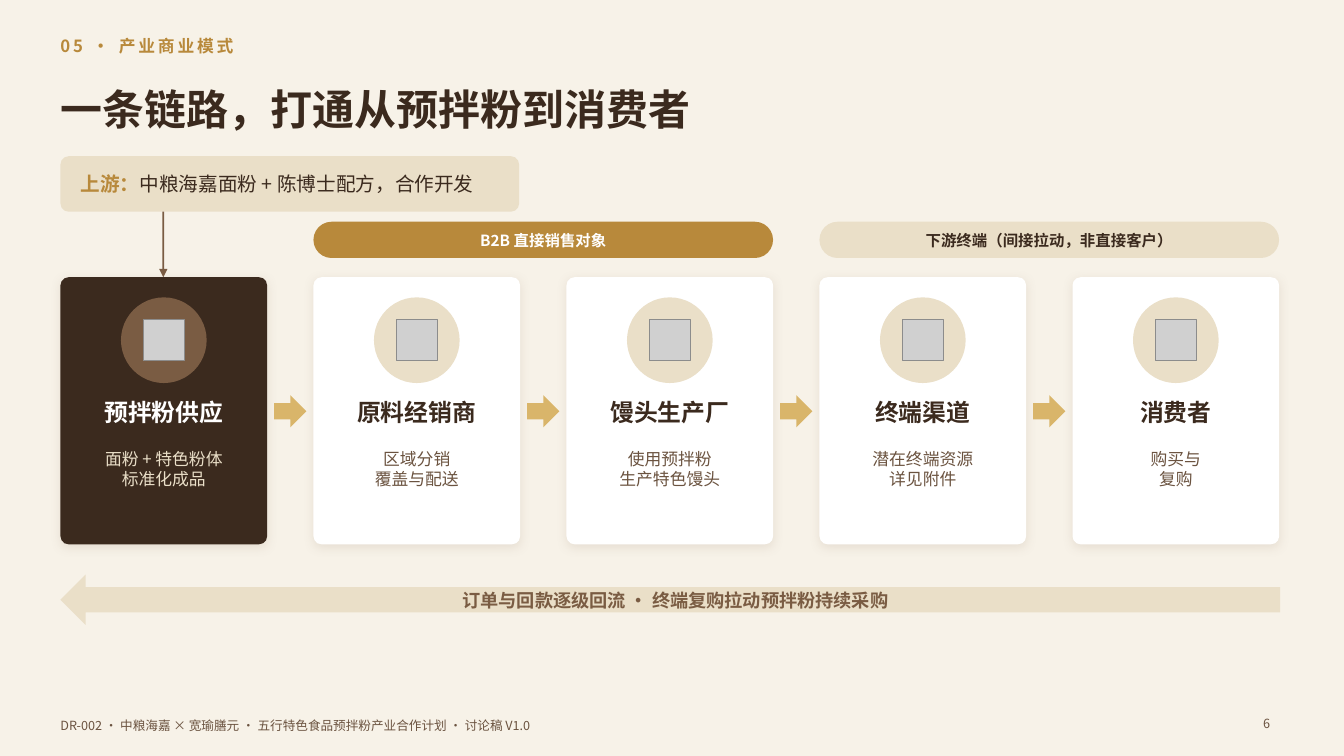
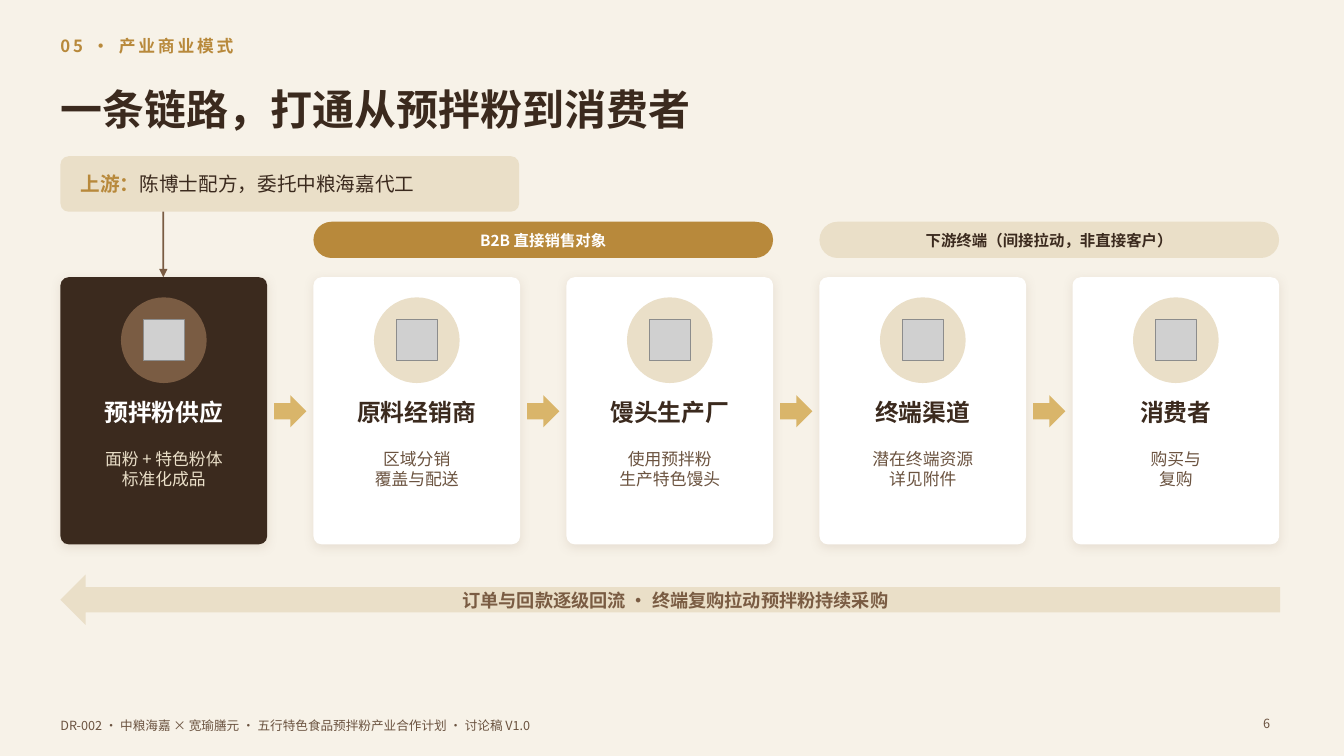
Before and after one commit to yes039/yes039, a slide deck: slide 6 of DR-002/DR-002_中粮海嘉五行预拌粉合作计划_V1.0.pptx. Drawn at 1344x756 pixels with LibreOffice and Linux fonts; fonts in the diff are those of the drawing; grey boxes stand for pictures. Boxes give left, top, right and bottom in pixels: in the first picture for what was removed or moved away, otherwise in the second. Text is boxed around its words. In the diff, an @@ line names an element or a change of style, - is before the commit and + after.

```diff
--- a/DR-002/DR-002_中粮海嘉五行预拌粉合作计划_V1.0.pptx
+++ b/DR-002/DR-002_中粮海嘉五行预拌粉合作计划_V1.0.pptx
@@ text at (81,174,415,193): text changed @@
-上游：中粮海嘉面粉 + 陈博士配方，合作开发
+上游：陈博士配方，委托中粮海嘉代工
```
Also in this commit, not shown: 6 other slides changed, 1 slide removed, 4 other files.
